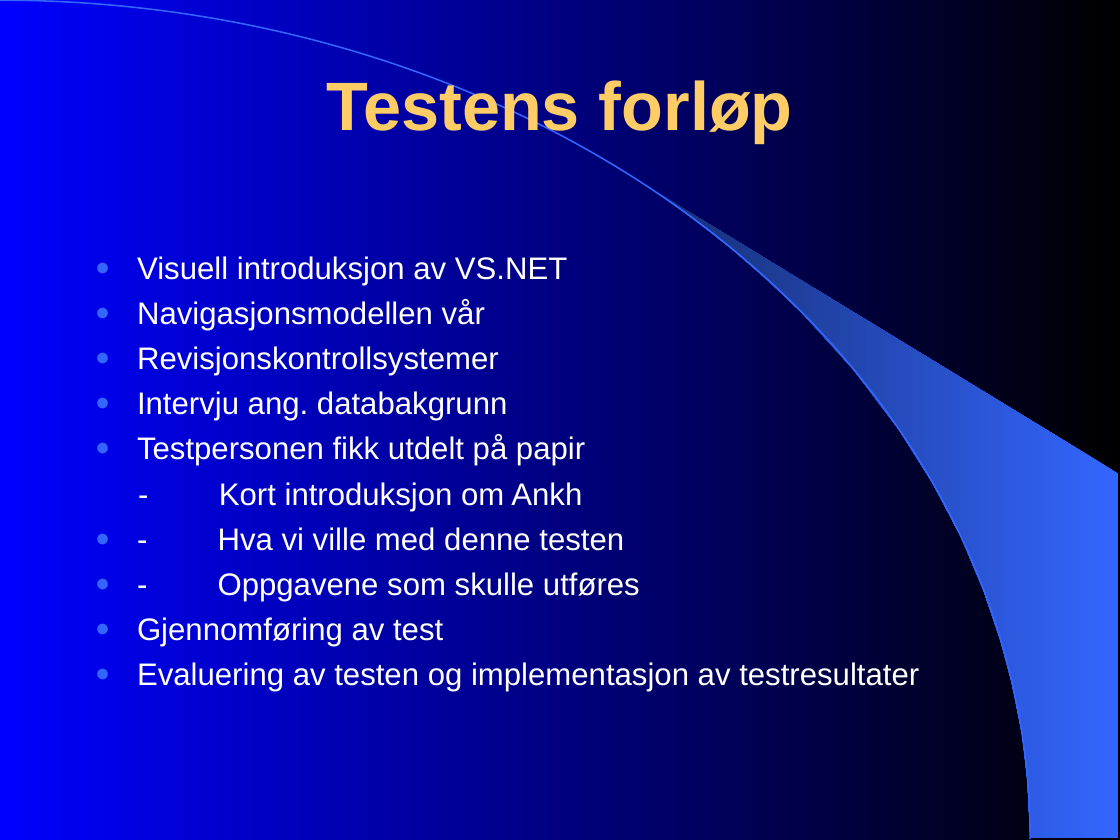
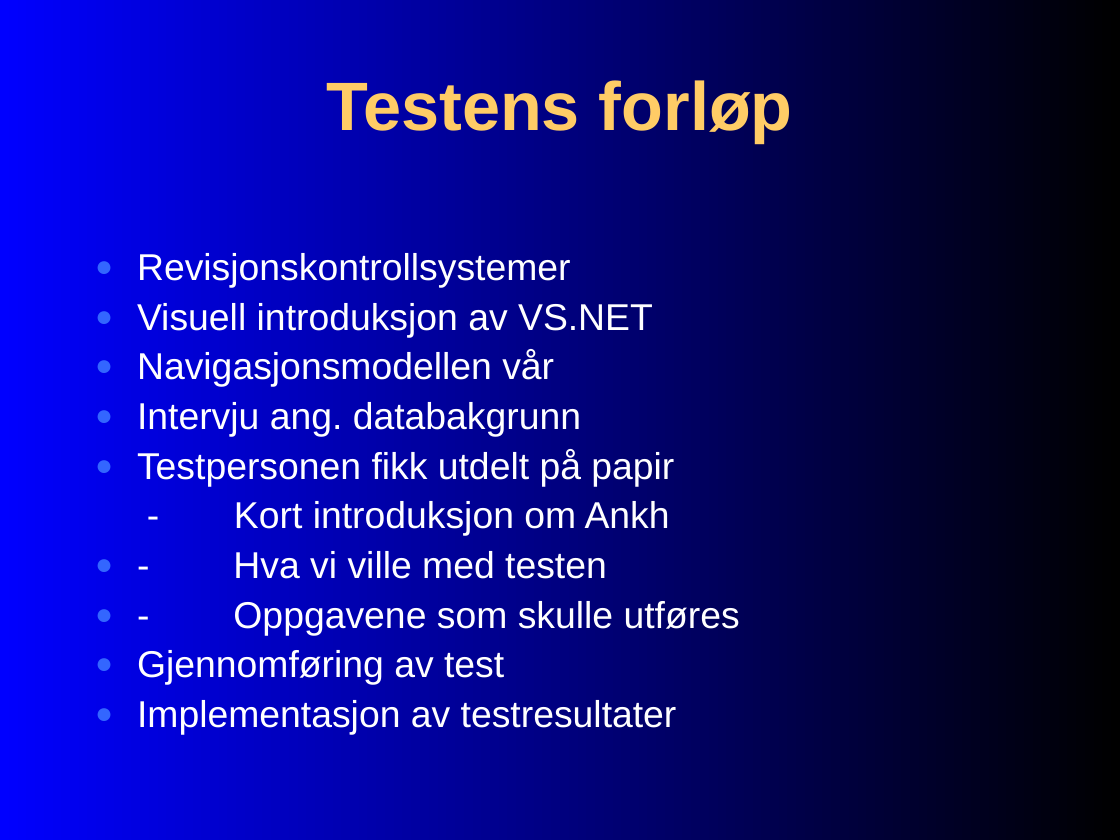
Before and after one commit to chucker/AnkhSVN, a slide deck: slide 2 of doc/powerpoint/papirprototyp_testing.ppt. Drawn at 1120x840 pixels with LibreOffice and Linux fonts; fonts in the diff are those of the drawing. Boxes give left, top, right and bottom in pixels: in the first picture for what was removed or moved away, otherwise in the second. Text is boxed around its words. In the diff, an @@ line names an element or a change of style, - is before the commit and + after.

```diff
--- a/doc/powerpoint/papirprototyp_testing.ppt
+++ b/doc/powerpoint/papirprototyp_testing.ppt
@@ freeform shape removed at [0,0,1030,840] @@
@@ freeform shape removed at [660,194,1119,838] @@
@@ text at [137,251,571,288]: paragraph added @@
+● Revisjonskontrollsystemer
@@ text at [137,303,740,685]: size 20 to 24 pt in "Visuell introduksjon av VS.NET", "Navigasjonsmodellen vår", "Intervju ang. databakgrunn", "Testpersonen fikk utdelt på papir" and 3 more places; line spacing 1 to 0.9; more space between paragraphs @@
@@ text at [137,345,499,376]: paragraph removed @@
-● Revisjonskontrollsystemer
@@ text at [233,551,607,579]: text changed; size 20 to 24 pt @@
-● - Hva vi ville med denne testen
+● - Hva vi ville med testen
@@ text at [137,700,677,735]: text changed; size 20 to 24 pt @@
-● Evaluering av testen og implementasjon av testresultater
+● Implementasjon av testresultater
```
Also in this commit, not shown: 9 other slides changed.
